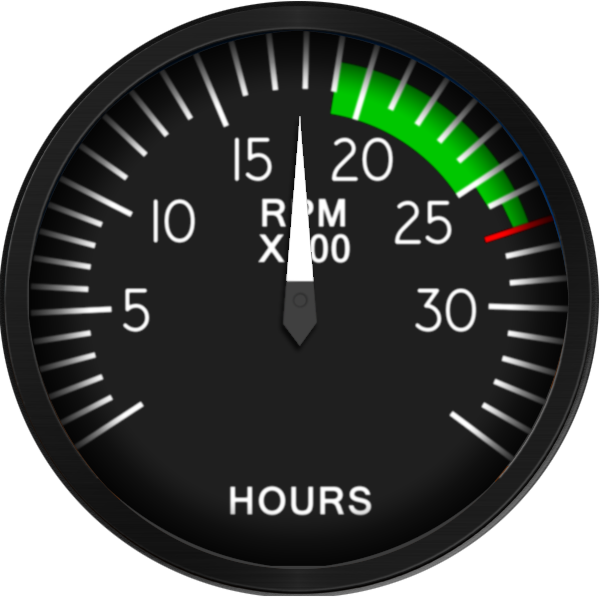
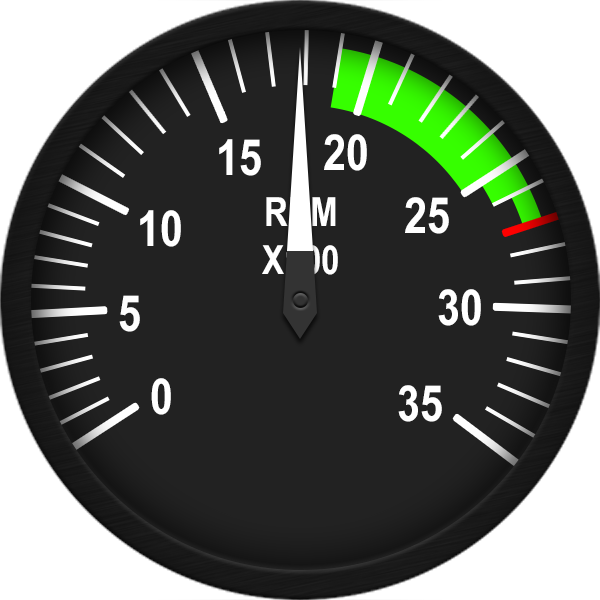
Before/after of a 600×600 layered artwork. What changed in the layer stack:
removed group "tachometer" (5 layers) over [0, 0, 600, 597]
removed layer "Layer 1" from group "tachometer" over [0, 0, 600, 597]
removed layer "Layer 3" from group "tachometer" over [9, 10, 589, 586]
removed layer "l0" from group "tachometer" over [29, 29, 571, 517]
removed layer "Layer 4" from group "tachometer" over [29, 30, 569, 566]
added group "Gauge" with 59 layers above "_SLICERS" over [0, 0, 600, 600]
added group "Bezel" (1st of 2, in "Gauge") with 2 layers in group "Gauge" over [1, 0, 600, 600]
added layer "Metal" (30%) in group "Bezel" over [1, 0, 600, 600]
added layer "Bezel" (2nd of 2, in "Gauge" › "Bezel") in group "Bezel" over [1, 0, 600, 600]
added group "Inner Plate" (1st of 2, in "Gauge") with 52 layers in group "Gauge" over [0, 0, 599, 586]
added group "Nubs" with 37 layers in group "Inner Plate" over [0, 0, 599, 474]
added group "Extended" with 8 layers in group "Nubs" over [10, 22, 586, 474]
added group "Short" with 27 layers in group "Nubs" over [0, 0, 599, 453]
added layer "Layer 15" (8th of 28, in "Gauge" › "Inner Plate" › "Nubs" › "Short") in group "Short" over [299, 100, 527, 304]
added layer "Layer 15" (9th of 28, in "Gauge" › "Inner Plate" › "Nubs" › "Short") in group "Short" over [299, 72, 498, 304]
added layer "Layer 15" (17th of 28, in "Gauge" › "Inner Plate" › "Nubs" › "Short") in group "Short" over [109, 65, 300, 303]
added layer "Layer 15" (18th of 28, in "Gauge" › "Inner Plate" › "Nubs" › "Short") in group "Short" over [79, 94, 300, 303]
added group "Colored Rings" with 2 layers in group "Inner Plate" over [330, 48, 586, 235]
added group "Numbers" with 8 layers in group "Inner Plate" over [119, 134, 481, 422]
added layer "Inner Plate" (2nd of 2, in "Gauge" › "Inner Plate") in group "Inner Plate" over [10, 10, 586, 586]
…and 46 more changes (45 added, 1 removed)
